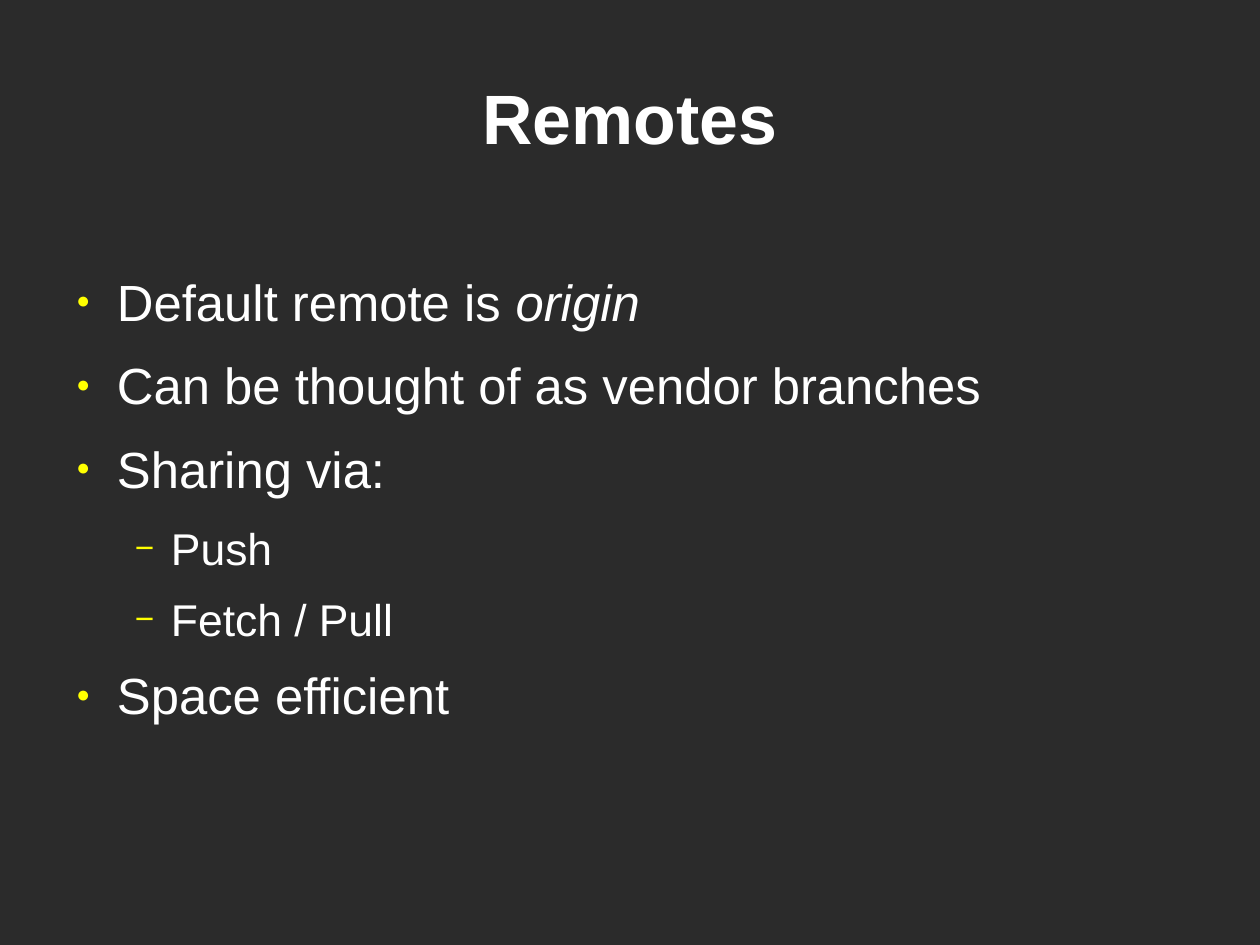
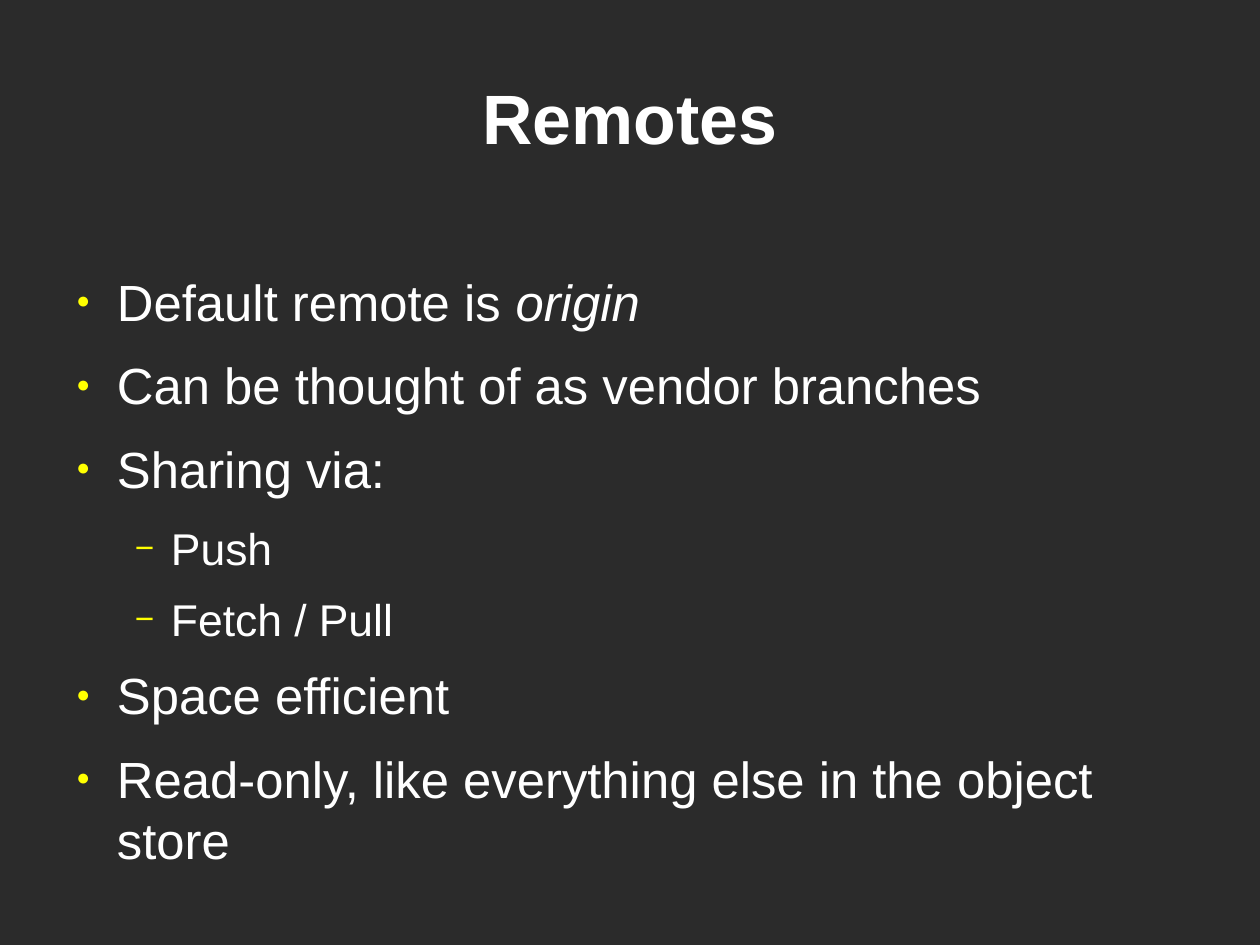
Before and after one commit to bjc/dvcs-git-slides, a slide deck: slide 13 of git.odp. Drawn at 1260x945 pixels with LibreOffice and Linux fonts; fonts in the diff are those of the drawing; background and template pictures are left out; a plain dark background stands for a picture behind light text. Boxes give left, top, right and bottom in pixels: in the first picture for what was removed or moved away, otherwise in the second. Text is boxed around its words. In the diff, an @@ line names an element or a change of style, - is before the commit and + after.

Commit message:
Add more stuff on remotes section.

```diff
--- a/git.odp
+++ b/git.odp
@@ text at box(117, 761, 1092, 860): paragraph added @@
+● Read-only, like everything else in the object store
```
Also in this commit, not shown: 3 slides added.
